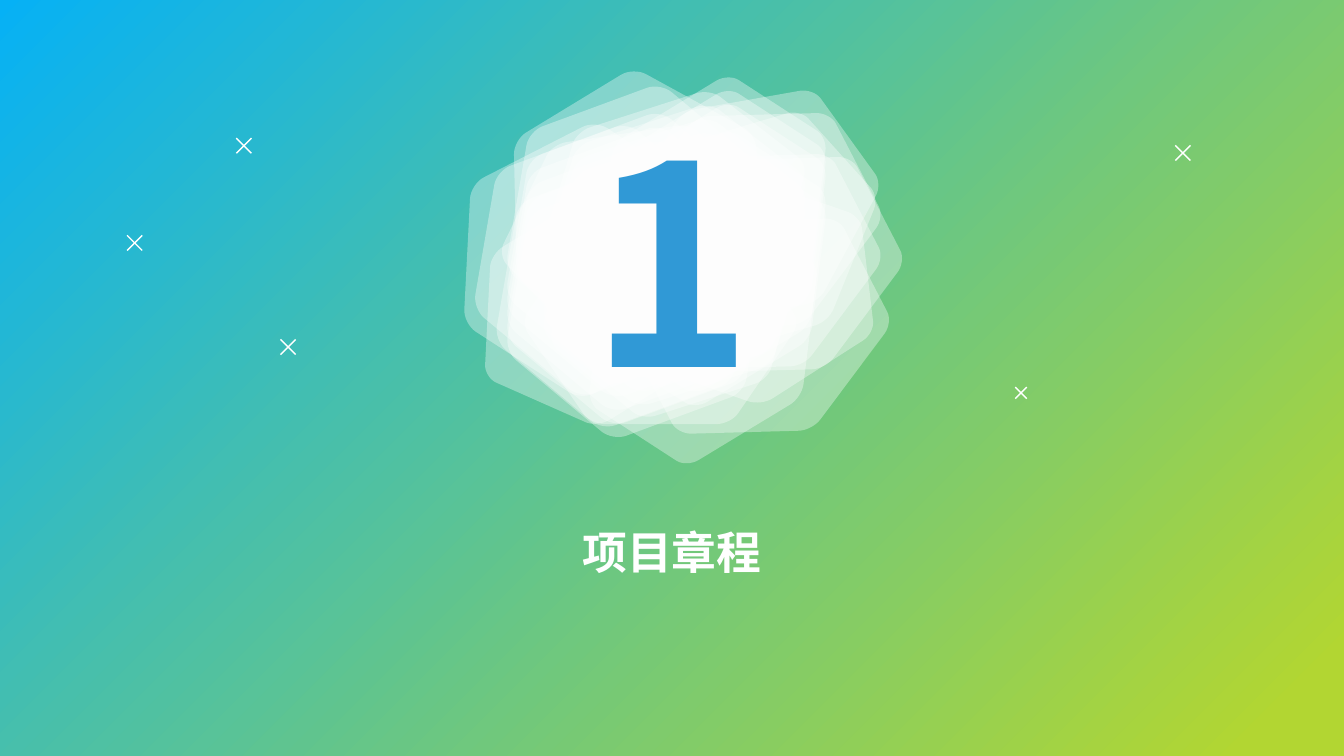
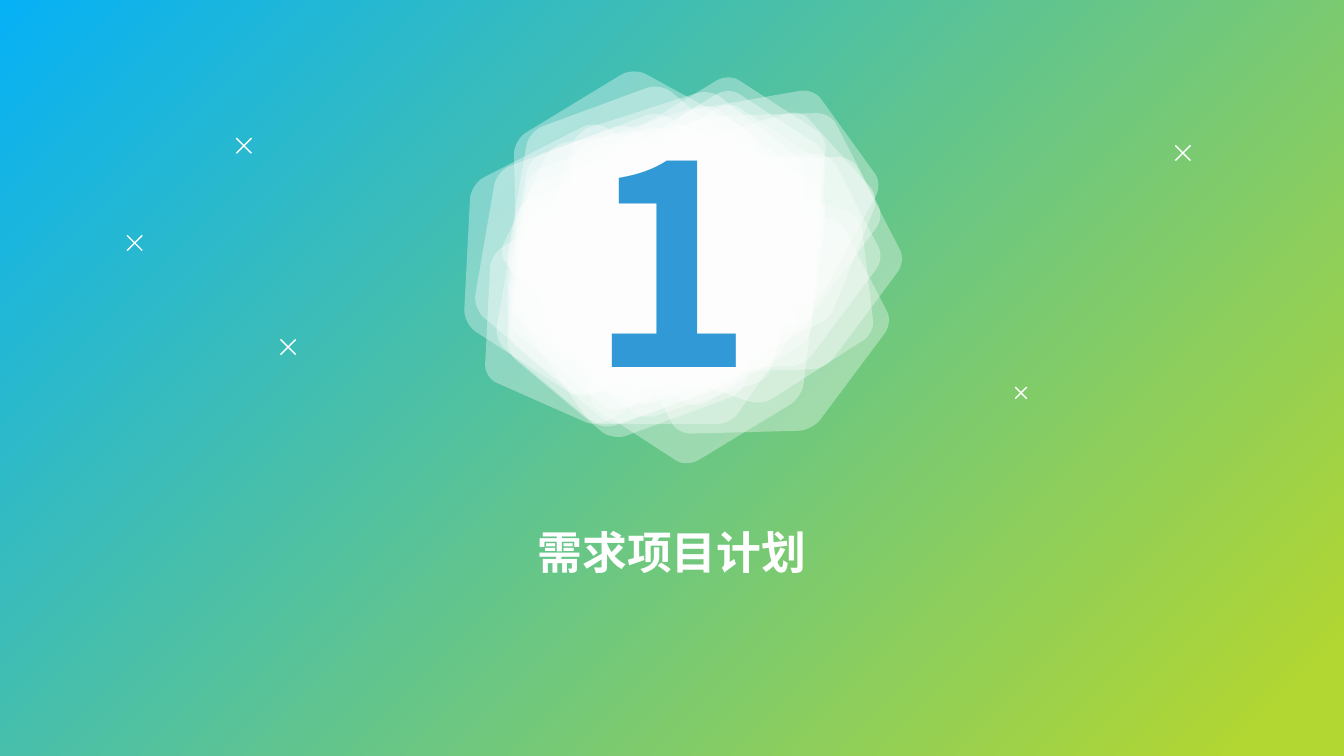
Before and after one commit to avgstuBoboge/SRA2021-document, a slide deck: slide 3 of PPT/SRA2021-G03-项目收尾答辩.pptx. Drawn at 1344x756 pixels with LibreOffice and Linux fonts; fonts in the diff are those of the drawing. Boxes give left, top, right and bottom in pixels: in the first picture for what was removed or moved away, otherwise in the second. Text is boxed around its words. In the diff, an @@ line names an element or a change of style, - is before the commit and + after.

```diff
--- a/PPT/SRA2021-G03-项目收尾答辩.pptx
+++ b/PPT/SRA2021-G03-项目收尾答辩.pptx
@@ text at (537, 531, 806, 573): text changed @@
-项目章程
+需求项目计划
```
Also in this commit, not shown: 8 other slides changed, 3 slides added, 2 slides removed, 5 other files.
